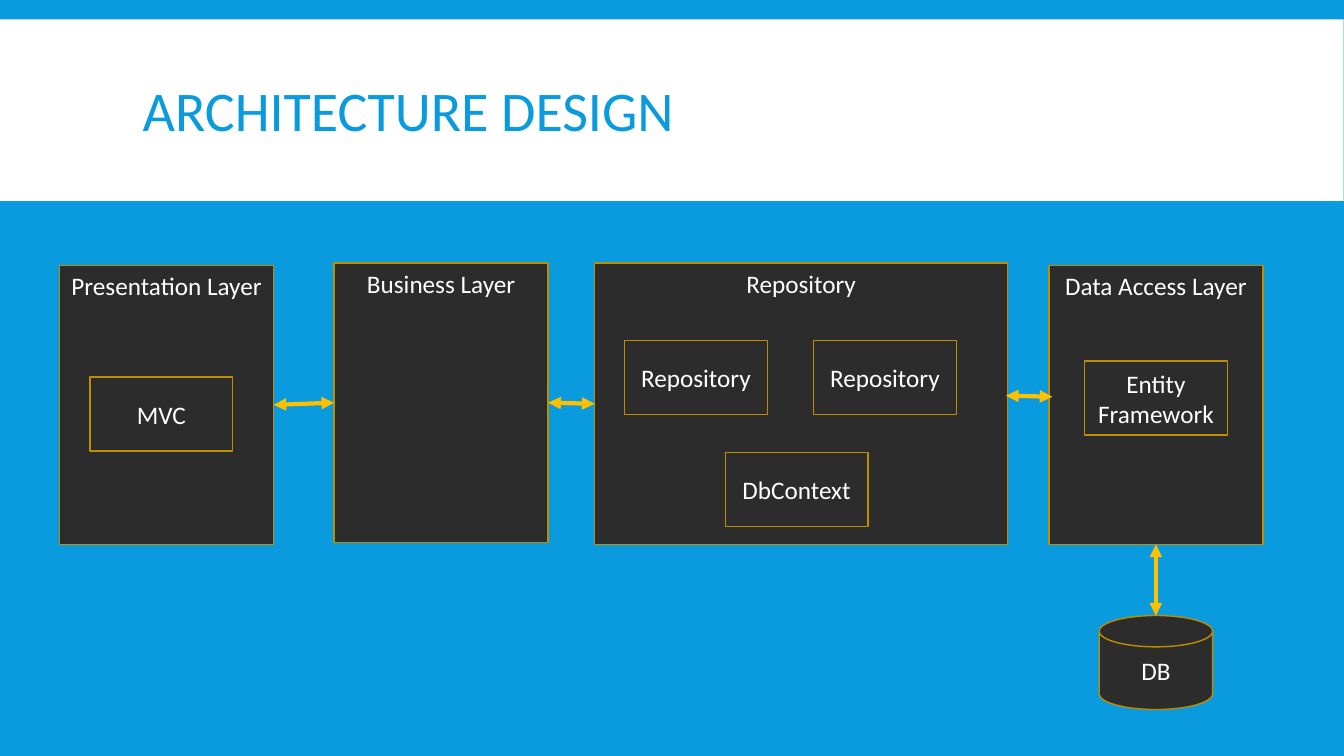
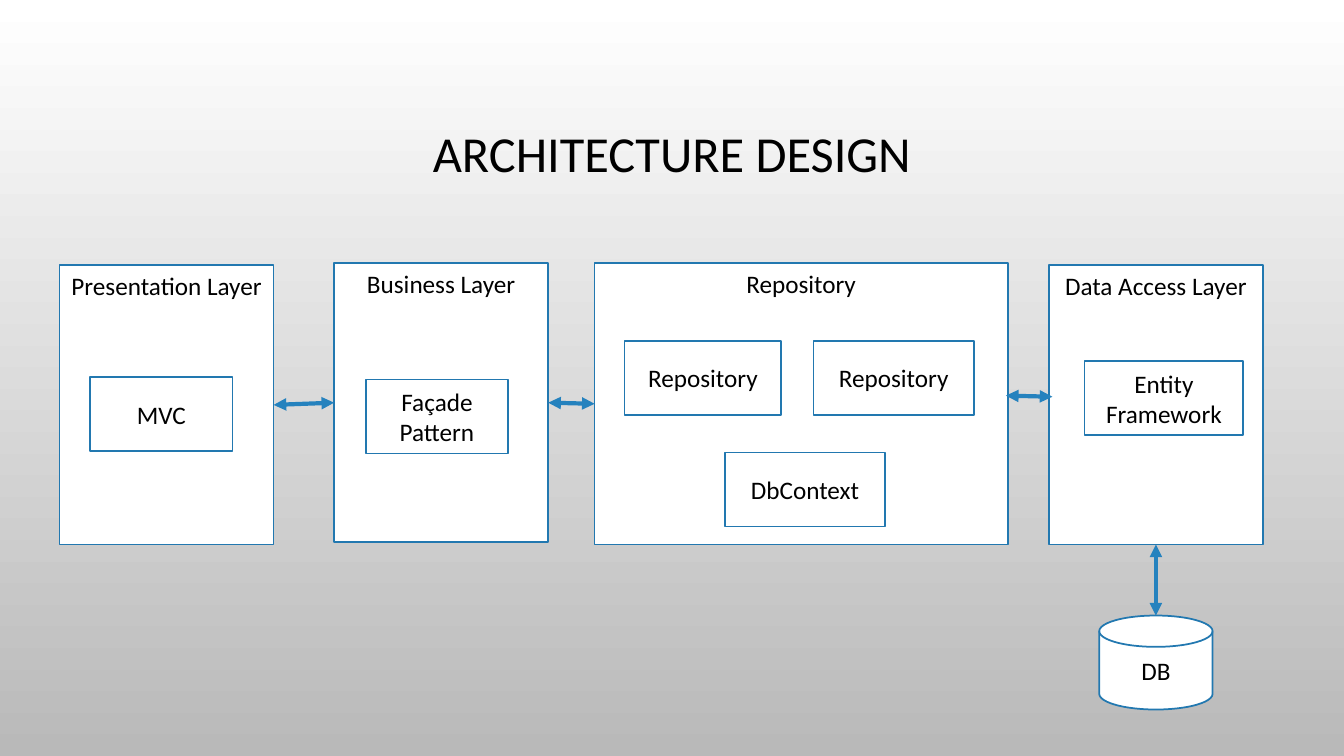
Before and after one commit to chenghao1983/9EA0F9C3-119A-4D20-9D56-E444CBEC5925_Active_Learning_Group4, a slide deck: slide 5 of Doc/Active_Learning_Group4_Presentation.pptx. Drawn at 1344x756 pixels with LibreOffice and Linux fonts; fonts in the diff are those of the drawing; background and template pictures are left out. Boxes give left, top, right and bottom in pixels: in the first picture for what was removed or moved away, otherwise in the second. Text is boxed around its words. In the diff, an @@ line names an element or a change of style, - is before the commit and + after.

Commit message:
Change PPT layout

```diff
--- a/Doc/Active_Learning_Group4_Presentation.pptx
+++ b/Doc/Active_Learning_Group4_Presentation.pptx
@@ background #099BDD to picture (left out) @@
@@ rectangle removed at [0, 19, 1344, 201] @@
@@ title "ARCHITECTURE DESIGN": place and size @@
-title "ARCHITECTURE DESIGN" at [143, 94, 673, 132]
+title "ARCHITECTURE DESIGN" at [433, 139, 911, 173]
@@ title "ARCHITECTURE DESIGN" at [433, 139, 911, 173]: size 40 to 36 pt, text colour #099BDD to #000000; alignment left to centre; line spacing 0.85 to 0.9 @@
@@ rectangle "Repository": place and size @@
-rectangle "Repository" at [625, 341, 768, 414]
+rectangle "Repository" at [625, 341, 782, 414]
@@ text colour #FFFFFF to #000000; fill #2C2C2C to #FFFFFF; outline #BD8E00 1 pt to #2379B0 1.25 pt in 10 elements at [59, 265, 273, 544], [595, 263, 1008, 544], [334, 263, 547, 542], [1050, 265, 1263, 544], [90, 377, 233, 451], [1100, 616, 1213, 710], [625, 341, 782, 414], [1085, 361, 1243, 435], [726, 453, 885, 526], [814, 341, 974, 414] @@
@@ rectangle "Repository": place and size @@
-rectangle "Repository" at [814, 341, 957, 414]
+rectangle "Repository" at [814, 341, 974, 414]
@@ rectangle added at [366, 380, 509, 454], fill #FFFFFF, outline #2379B0 1.25 pt, 18 pt, text #000000 @@
+Façade Pattern
@@ rectangle "Entity Framework": place and size @@
-rectangle "Entity Framework" at [1085, 361, 1228, 435]
+rectangle "Entity Framework" at [1085, 361, 1243, 435]
@@ double arrow (274, 405) - (334, 403): stroke #FFC000 3 pt to #2683BF 3 pt @@
@@ double arrow (548, 403) - (595, 404): stroke #FFC000 3 pt to #2683BF 3 pt @@
@@ double arrow (1006, 395) - (1053, 397): stroke #FFC000 3 pt to #2683BF 3 pt @@
@@ rectangle "DbContext": place and size @@
-rectangle "DbContext" at [726, 453, 869, 526]
+rectangle "DbContext" at [726, 453, 885, 526]
@@ double arrow (1156, 544) - (1156, 616): stroke #FFC000 3 pt to #2683BF 3 pt @@
```
Also in this commit, not shown: 5 other slides changed, 1 slide added, 1 slide removed, 1 other file.
